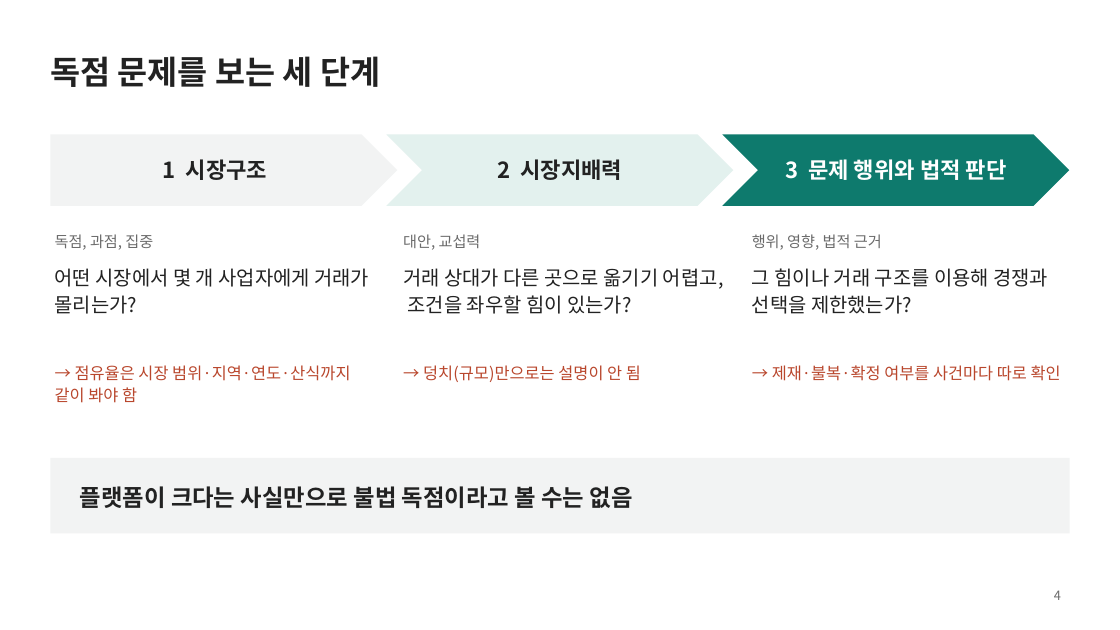
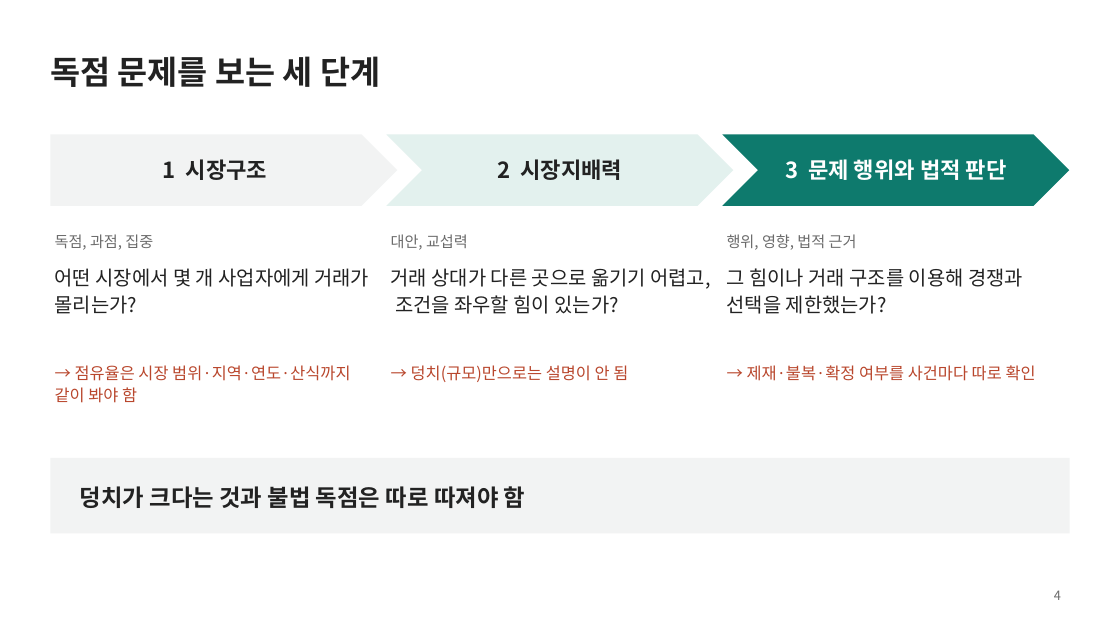
Before and after one commit to noya73305610-coder/-, a slide deck: slide 4 of 플랫폼_독점_발표_수정본.pptx. Drawn at 1120x630 pixels with LibreOffice and Linux fonts; fonts in the diff are those of the drawing. Boxes give left, top, right and bottom in pixels: in the first picture for what was removed or moved away, otherwise in the second. Text is boxed around its words. In the diff, an @@ line names an element or a change of style, - is before the commit and + after.

```diff
--- a/플랫폼_독점_발표_수정본.pptx
+++ b/플랫폼_독점_발표_수정본.pptx
@@ 3 texts: place and size @@
-3 texts at [403, 234, 724, 382]
+3 texts at [391, 234, 711, 382]
@@ 3 texts: place and size @@
-3 texts at [752, 234, 1061, 381]
+3 texts at [727, 234, 1036, 381]
@@ text at [80, 486, 525, 508]: text changed @@
-플랫폼이 크다는 사실만으로 불법 독점이라고 볼 수는 없음
+덩치가 크다는 것과 불법 독점은 따로 따져야 함
```
Also in this commit, not shown: 13 other slides changed.
